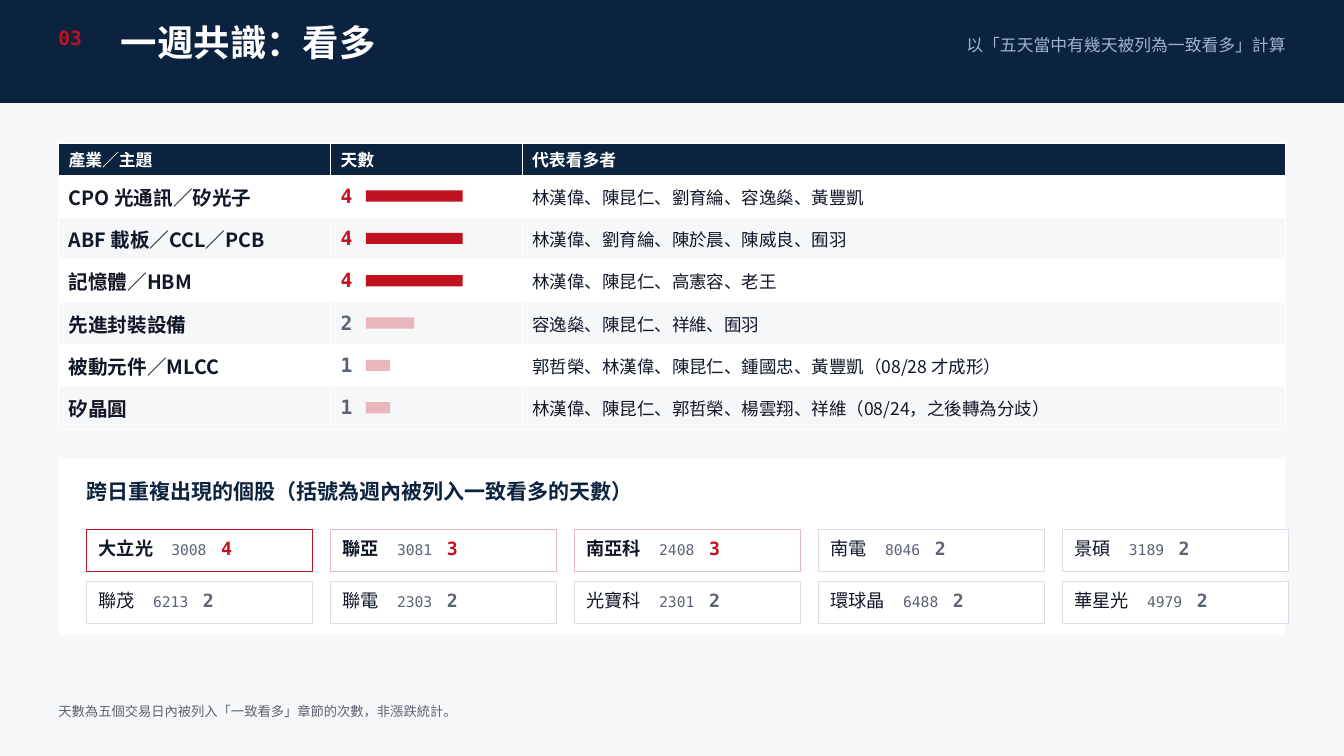
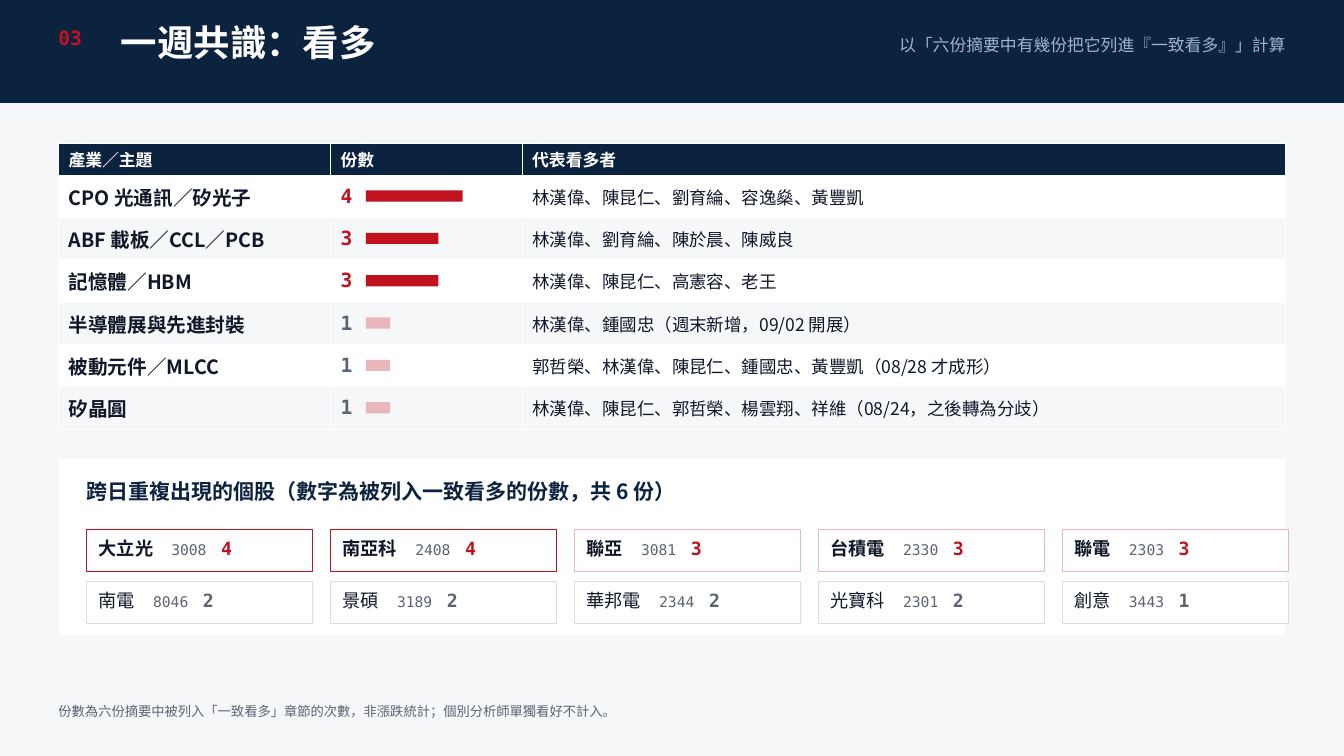
Before and after one commit to ycy1997alex/ycy1997alex-oss-projects, a slide deck: slide 4 of iThome-2026-Ironman/Day16_20260830/Stock_Weekly_Review_20260824-0828.pptx. Drawn at 1344x756 pixels with LibreOffice and Linux fonts; fonts in the diff are those of the drawing. Boxes give left, top, right and bottom in pixels: in the first picture for what was removed or moved away, otherwise in the second. Text is boxed around its words. In the diff, an @@ line names an element or a change of style, - is before the commit and + after.

```diff
--- a/iThome-2026-Ironman/Day16_20260830/Stock_Weekly_Review_20260824-0828.pptx
+++ b/iThome-2026-Ironman/Day16_20260830/Stock_Weekly_Review_20260824-0828.pptx
@@ text at box(899, 37, 1285, 53): text changed @@
-以「五天當中有幾天被列為一致看多」計算
+以「六份摘要中有幾份把它列進『一致看多』」計算
@@ table at box(58, 143, 1286, 430) @@
-row 1, column 2: 天數
+row 1, column 2: 份數
-row 3, column 2: 4
+row 3, column 2: 3
-row 3, column 3: 林漢偉、劉育綸、陳於晨、陳威良、囿羽
+row 3, column 3: 林漢偉、劉育綸、陳於晨、陳威良
-row 4, column 2: 4
+row 4, column 2: 3
-row 5: 先進封裝設備 | 2 | 容逸燊、陳昆仁、祥維、囿羽
+row 5: 半導體展與先進封裝 | 1 | 林漢偉、鍾國忠（週末新增，09/02 開展）
@@ rectangle: place and size @@
-rectangle at box(366, 233, 463, 244)
+rectangle at box(366, 233, 439, 244)
@@ rectangle: place and size @@
-rectangle at box(366, 275, 463, 286)
+rectangle at box(366, 275, 439, 286)
@@ rectangle: place and size @@
-rectangle at box(366, 318, 414, 329)
+rectangle at box(366, 318, 390, 329)
@@ text at box(87, 481, 676, 502): text changed @@
-跨日重複出現的個股（括號為週內被列入一致看多的天數）
+跨日重複出現的個股（數字為被列入一致看多的份數，共 6 份）
@@ rectangle at box(331, 529, 557, 572): outline #E9B7BB 0.75 pt to #C1121F 0.75 pt @@
@@ text at box(343, 539, 476, 557): text changed; size 10.5 to 13 pt; bold on @@
-聯亞 3081 3
+南亞科 2408 4
@@ rectangle at box(819, 529, 1045, 572): outline #D8DEE7 0.75 pt to #E9B7BB 0.75 pt @@
@@ text at box(831, 539, 964, 557): text changed; size 10.5 to 13 pt; bold on @@
-南電 8046 2
+台積電 2330 3
@@ rectangle at box(1063, 529, 1289, 572): outline #D8DEE7 0.75 pt to #E9B7BB 0.75 pt @@
@@ text at box(1074, 536, 1190, 560): text changed @@
-景碩 3189 2
+聯電 2303 3
@@ text at box(587, 540, 702, 557): text changed; size 13 to 10.5 pt; bold off @@
-南亞科 2408 3
+聯亞 3081 3
@@ text at box(99, 591, 214, 609): text changed @@
-聯茂 6213 2
+南電 8046 2
@@ text at box(343, 592, 458, 609): text changed @@
-聯電 2303 2
+景碩 3189 2
@@ text at box(587, 591, 720, 609): text changed @@
-光寶科 2301 2
+華邦電 2344 2
@@ text at box(831, 591, 964, 609): text changed @@
-環球晶 6488 2
+光寶科 2301 2
@@ text at box(1074, 591, 1190, 609): text changed; size 13 to 10.5 pt @@
-華星光 4979 2
+創意 3443 1
@@ text at box(58, 705, 615, 718): text changed @@
-天數為五個交易日內被列入「一致看多」章節的次數，非漲跌統計。
+份數為六份摘要中被列入「一致看多」章節的次數，非漲跌統計；個別分析師單獨看好不計入。
```
Also in this commit, not shown: 8 other slides changed, 1 other file.
